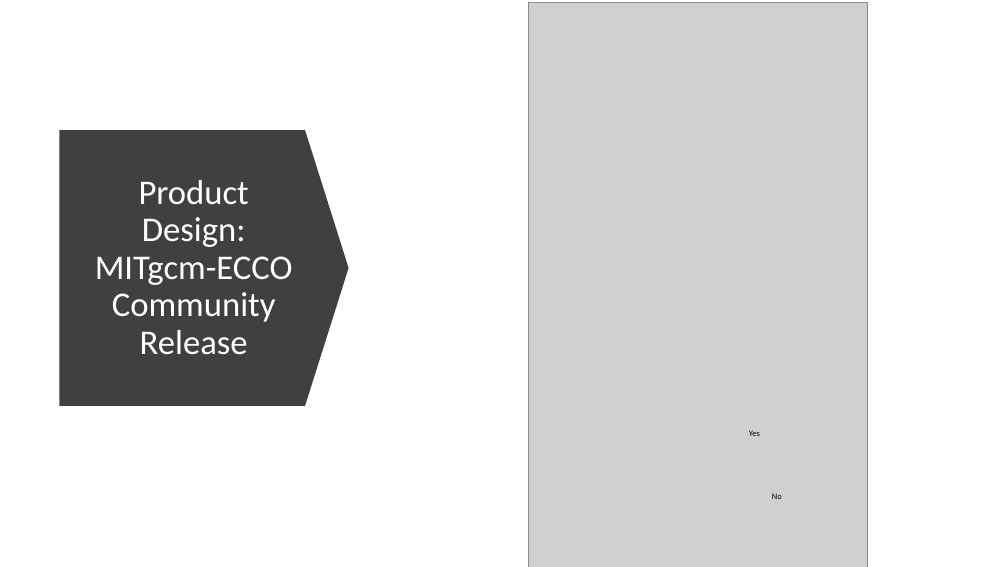
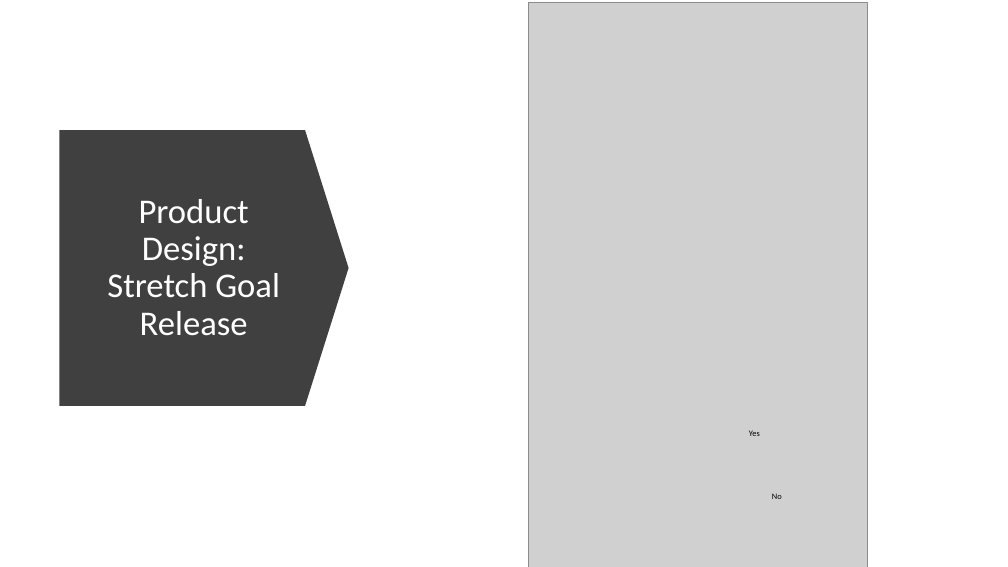
Before and after one commit to JCam98/MITgcm-solver, a slide deck: slide 8 of deliverables/product_design_overview.pptx (slide 6 before the commit). Drawn at 1008x567 pixels with LibreOffice and Linux fonts; fonts in the diff are those of the drawing; grey boxes stand for pictures. Boxes give left, top, right and bottom in pixels: in the first picture for what was removed or moved away, otherwise in the second. Text is boxed around its words. In the diff, an @@ line names an element or a change of style, - is before the commit and + after.

Commit message:
updated product_design_overview project_requirements feasibility_analysis and GUI_Design_SM_0.1

```diff
--- a/deliverables/product_design_overview.pptx
+++ b/deliverables/product_design_overview.pptx
@@ title at bbox=[107, 199, 280, 336]: text changed @@
-Product Design: MITgcm-ECCO Community Release
+Product Design: Stretch Goal Release
```
Also in this commit, not shown: 2 other slides changed, 4 slides added, 6 slides removed, 32 other files.
